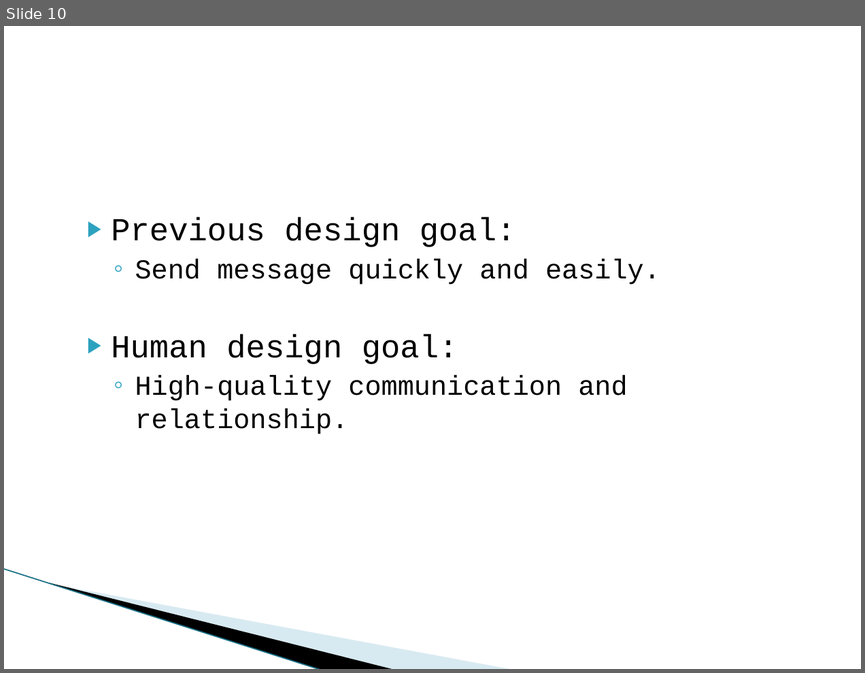
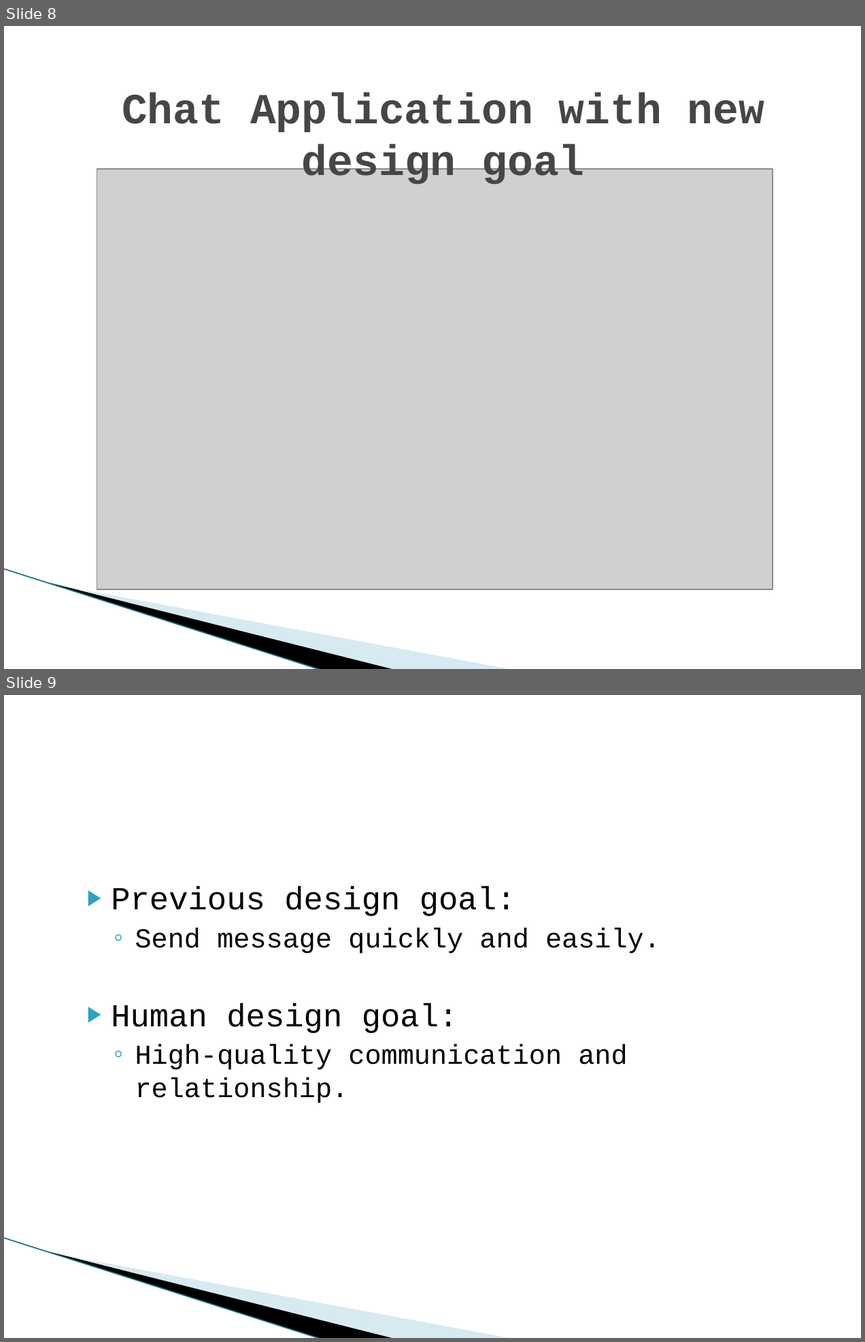
Before and after one commit to Tayyabt120/temp, a slide deck: How better tech could protect us from distraction.pptx. Shown one above the other, each under a label of ours: slide 10 before the commit, slides 8 and 9 after it. The pictures are 865x673 and 865x1342 pixels, drawn with LibreOffice and Linux fonts; fonts in the diff are those of the drawing; grey boxes stand for pictures; background and template pictures are left out. Boxes give left, top, right and bottom in pixels: in the first picture for what was removed or moved away, otherwise in the second. Text is boxed around its words. In the diff, an @@ line names an element or a change of style, - is before the commit and + after.

```diff
--- a/How better tech could protect us from distraction.pptx
+++ b/How better tech could protect us from distraction.pptx
@@ slide 8 added at <box>4,26,861,669</box>, background #FFFFFF; not listed: 3 template elements that a slide beside it also shows @@
@@ title added at <box>122,93,764,184</box>, 36 pt, text #464646, bold @@
+Chat Application with new design goal
@@ picture added at <box>96,169,772,590</box> @@
@@ what was slide 10 is now slide 9 @@
```
Also in this commit, not shown: 3 slides changed, 6 other slides added, 8 slides removed.
